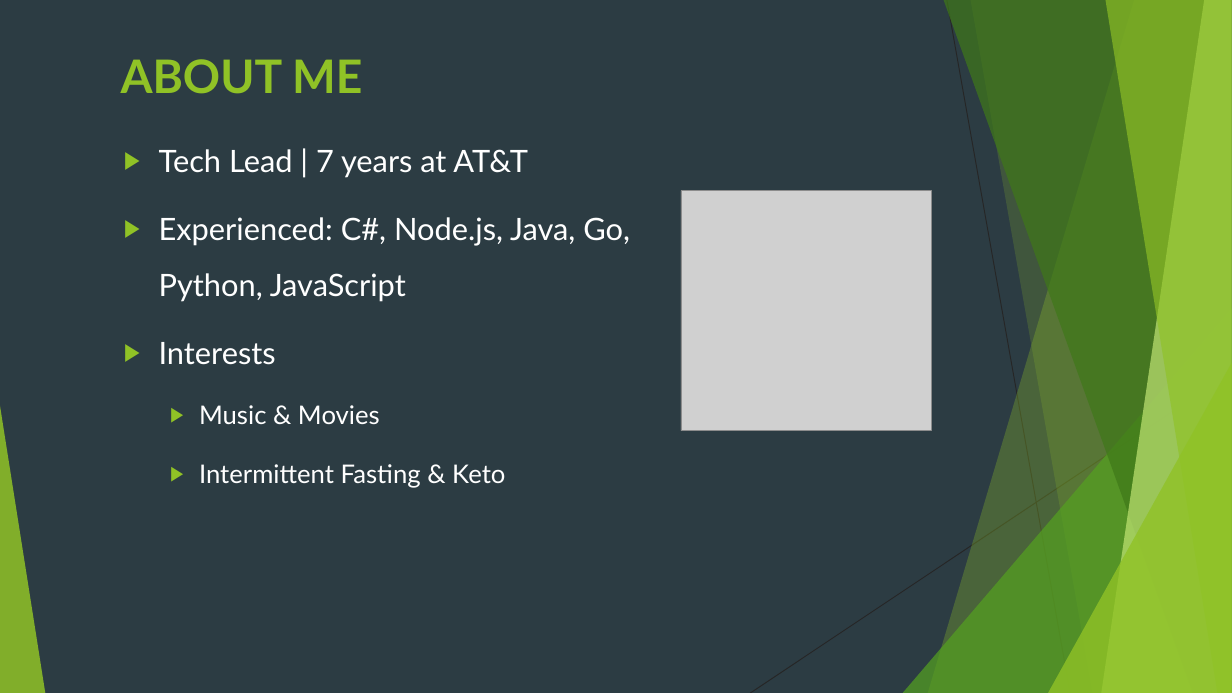
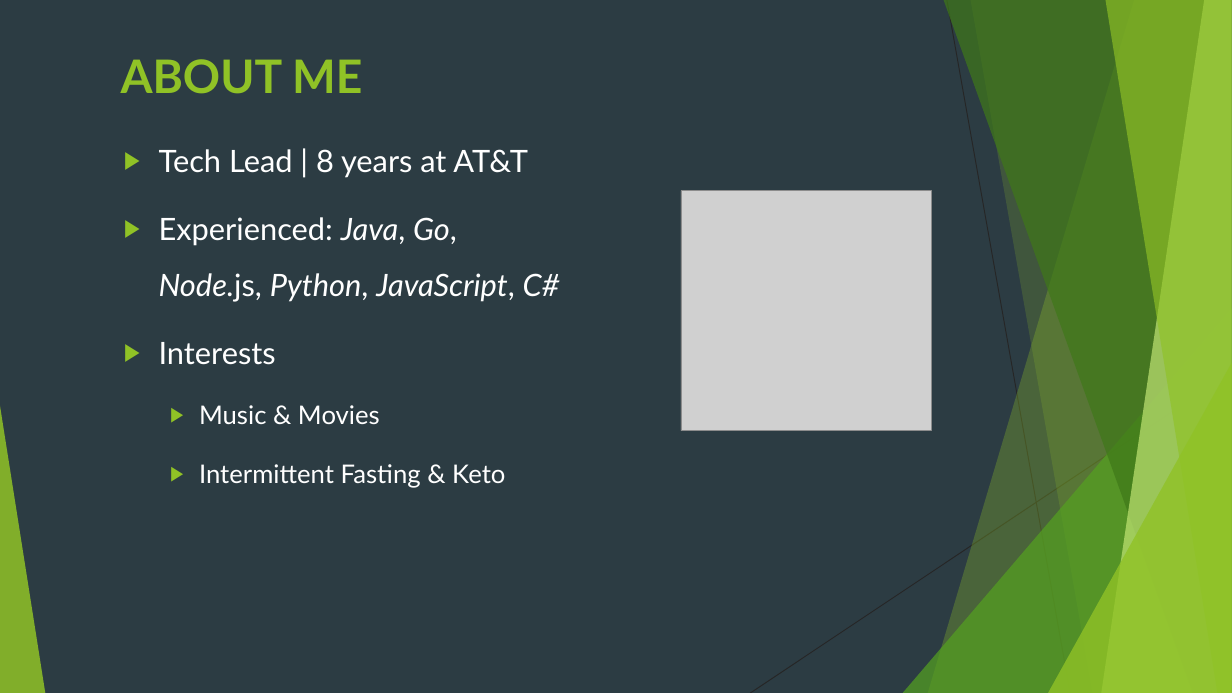
Before and after one commit to idanshal/sb-todo-app-tdp, a slide deck: slide 2 of course_data/presentations/practical_spring_boot_for_tdp.pptx. Drawn at 1232x693 pixels with LibreOffice and Linux fonts; fonts in the diff are those of the drawing; grey boxes stand for pictures. Boxes give left, top, right and bottom in pixels: in the first picture for what was removed or moved away, otherwise in the second. Text is boxed around its words. In the diff, an @@ line names an element or a change of style, - is before the commit and + after.

```diff
--- a/course_data/presentations/practical_spring_boot_for_tdp.pptx
+++ b/course_data/presentations/practical_spring_boot_for_tdp.pptx
@@ text at (159, 149, 560, 302): text changed @@
-▶ Tech Lead | 7 years at AT&T
-▶ Experienced: C#, Node.js, Java, Go,
-  Python, JavaScript
+▶ Tech Lead | 8 years at AT&T
+▶ Experienced: Java, Go,
+  Node.js, Python, JavaScript, C#
```
Also in this commit, not shown: 3 other slides changed.
